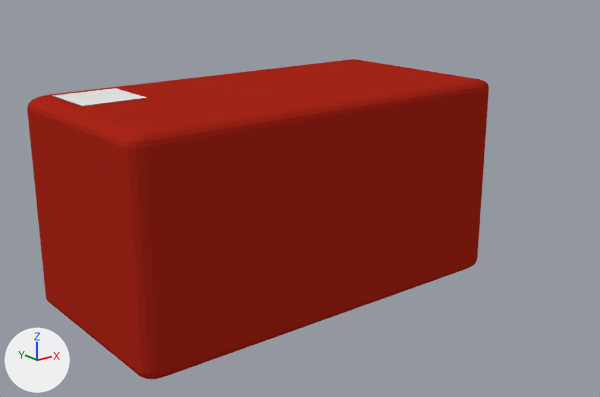
Renders of the Blender file View/Blender/Prozess/Message_Highlight.blend from each side of a commit.
Before and after are seen from a camera (50 mm lens) standing at (-2.31, -3.1, 1.16) and looking at (-0.02, -0.23, 0.01). The lights are fixed; the arrows at lower left show +X, +Y and +Z.
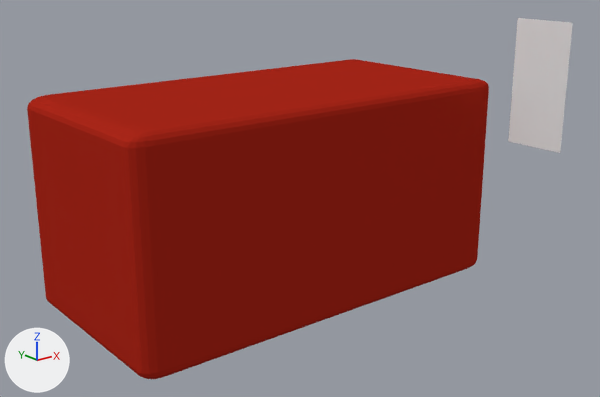
Where the newer file only moved an object's origin or applied its transform, the numbers keep the older frame.

Location of each change, (x1, y1, x2, y2) in pixels of the pictures (600 x 397 px):
'Cube', turned, rescaled
    both: (27, 59, 489, 379)
'Plane', reshaped (30% narrower, 616% taller)
    before: (54, 88, 147, 106)
    after: (508, 18, 573, 153)

Patch to the scene script:
```diff
--- a/View/Blender/Prozess/Message_Highlight.blend.py
+++ b/View/Blender/Prozess/Message_Highlight.blend.py
@@ me_cube @@
 me_cube.from_pydata(...)  # 152 vertices, 150 faces; spans x -1.0..1.0, y -1.0..1.0, z -1.0..1.0
 # used by ob_cube; location = (0.0, 0.0, 0.0); rotation_euler = (1.571, 4.712, 3.142), in degrees (90, 270, 180); scale = (0.5, 1.0, 0.5)
+# me_cube part 1: the whole mesh is multiplied about its middle by the matrix ((0.0, 1.0, 0.0), (0.0, 0.0, 0.5), (0.5, 0.0, 0.0))
 me_cube.materials.append(mat_material)
@@ ob_cube @@
 ob_cube.location = (0.0, 0.0, 0.0)
-ob_cube.rotation_euler = (1.571, 4.712, 3.142)  # degrees (90, 270, 180)
-ob_cube.scale = (0.5, 1.0, 0.5)
```
